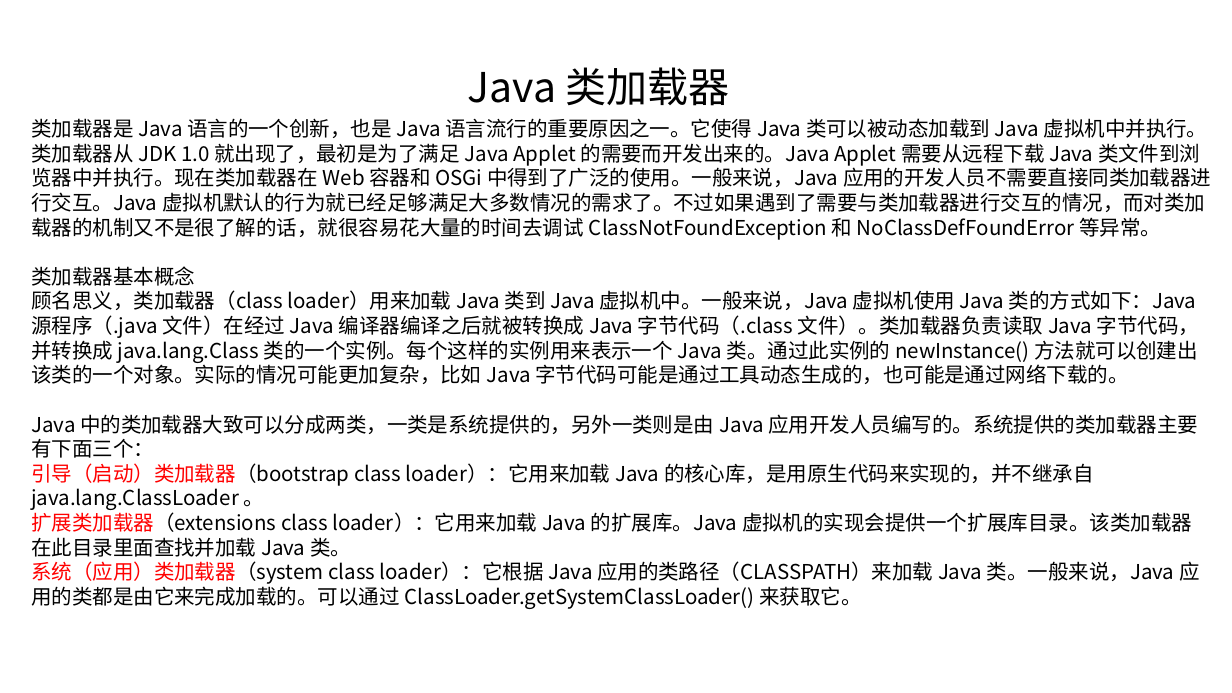
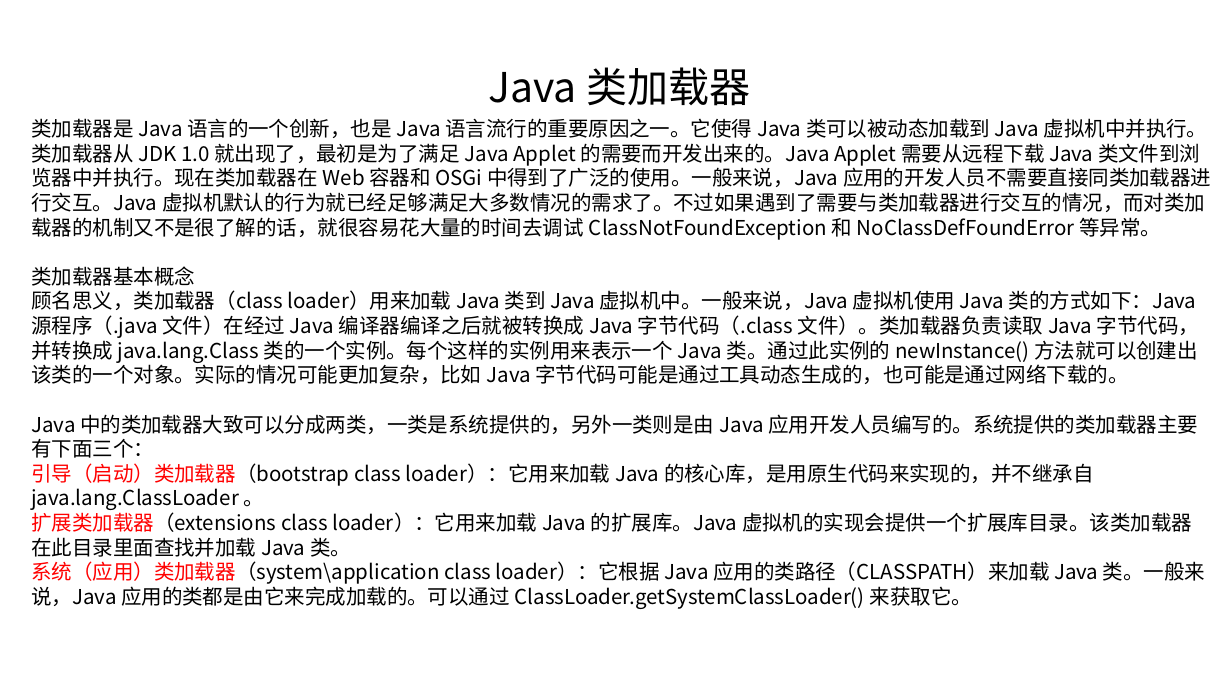
Before and after one commit to linkknown/PPT, a slide deck: slide 2 of 基础PPT/第9章：Java反射简介.pptx. Drawn at 1232x693 pixels with LibreOffice and Linux fonts; fonts in the diff are those of the drawing; background and template pictures are left out. Boxes give left, top, right and bottom in pixels: in the first picture for what was removed or moved away, otherwise in the second. Text is boxed around its words. In the diff, an @@ line names an element or a change of style, - is before the commit and + after.

```diff
--- a/基础PPT/第9章：Java反射简介.pptx
+++ b/基础PPT/第9章：Java反射简介.pptx
@@ text "Java 类加载器": place and size @@
-text "Java 类加载器" at box(468, 67, 730, 106)
+text "Java 类加载器" at box(488, 67, 750, 106)
@@ text "Java 类加载器" at box(488, 67, 750, 106): alignment left to centre @@
@@ text at box(31, 561, 1205, 609): text changed @@
-系统（应用）类加载器（system class loader）：它根据 Java 应用的类路径（CLASSPATH）来加载 Java 类。一般来说，Java 应用的类都是由它来完成加载的。可以通过 ClassLoader.getSystemClassLoader() 来获取它。
+系统（应用）类加载器（system\application class loader）：它根据 Java 应用的类路径（CLASSPATH）来加载 Java 类。一般来说，Java 应用的类都是由它来完成加载的。可以通过 ClassLoader.getSystemClassLoader() 来获取它。
```
Also in this commit, not shown: 5 other slides changed, 3 slides added, 6 slides removed, 1 other file.
